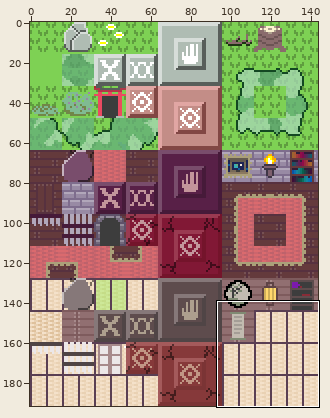
Sprite sheet: in_game/tiles/tiles.png. The first picture is a wide view before the edit; the outline marks the close-up.
Close-up. Earlier state:
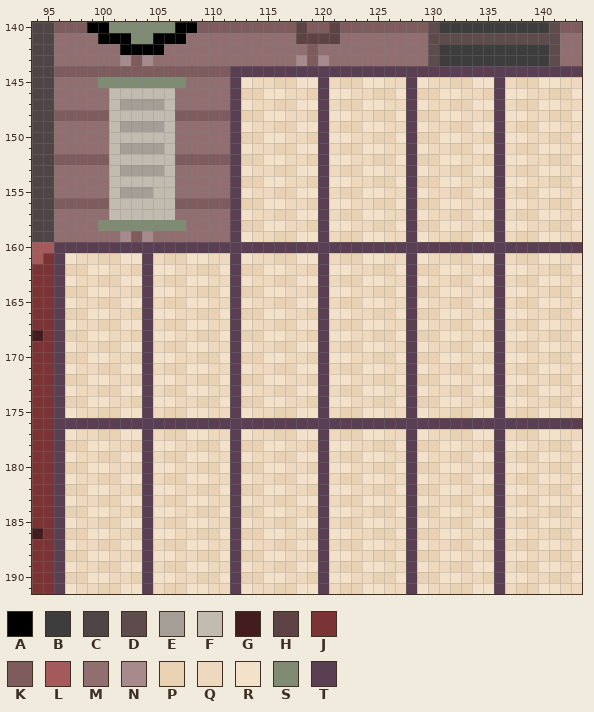
The file is 144x192 pixels. Colours within 5 levels of each other are drawn and written as one. Shown: x 94..143, y 140..191. The commit also changed other parts of the picture, which this record leaves out.
Palette (. is transparent): A #000000  B #3d3d3d  C #504546  D #5e4c4d  E #a49e96  F #c2bbb0  G #431d1d  H #5e4345  J #7b3435  K #7e5b5d  L #a45a5b  M #916f71  N #a78a8b  P #e9d1b3  Q #efd9be  R #f4e1ca  S #808b73  T #5a3f53
Pixels before (only the part around the change), first column x 94:
141 CCMMMMAAASSAAAMMMMMMMMMMHHHHMMMMMMMMDDDDDDDDDDDDMM
142 CCMMMMMMAAAAMMMMMMMMMMMMMKMMMMMMMMMMDBBBBBBBBBBDMM
143 CCMMMMMMNKNMMMMMMMMMMMMMNKNMMMMMMMMMDBBBBBBBBBBDMM
144 CCKKKKKKKKKKKKKKKKTTTTTTTTTTTTTTTTTTTTTTTTTTTTTTTT
145 CCMMMMSSSSSSSSMMMMTRQQPPRRTQPPRRQQTRQQPPRRTQPPRRQQ
146 CCMMMMMFFFFFFMMMMMTPPRRQQPTRRQQPPRTPPRRQQPTRRQQPPR
147 CCMMMMMFEEEEFMMMMMTRQQPPRRTQPPRRQQTRQQPPRRTQPPRRQQ
148 CCKKKKKFFFFFFKKKKKTPPRRQQPTRRQQPPRTPPRRQQPTRRQQPPR
149 CCMMMMMFEEEEFMMMMMTRQQPPRRTQPPRRQQTRQQPPRRTQPPRRQQ
150 CCMMMMMFFFFFFMMMMMTPPRRQQPTRRQQPPRTPPRRQQPTRRQQPPR
151 CCMMMMMFEEEEFMMMMMTRQQPPRRTQPPRRQQTRQQPPRRTQPPRRQQ
152 CCKKKKKFFFFFFKKKKKTPPRRQQPTRRQQPPRTPPRRQQPTRRQQPPR
153 CCMMMMMFEEEEFMMMMMTRQQPPRRTQPPRRQQTRQQPPRRTQPPRRQQ
154 CCMMMMMFFFFFFMMMMMTPPRRQQPTRRQQPPRTPPRRQQPTRRQQPPR
155 CCMMMMMFEEEFFMMMMMTRQQPPRRTQPPRRQQTRQQPPRRTQPPRRQQ
156 CCKKKKKFFFFFFKKKKKTPPRRQQPTRRQQPPRTPPRRQQPTRRQQPPR
157 CCMMMMMFFFFFFMMMMMTRQQPPRRTQPPRRQQTRQQPPRRTQPPRRQQ
158 CCMMMMSSSSSSSSMMMMTPPRRQQPTRRQQPPRTPPRRQQPTRRQQPPR
159 CCMMMMMMNKNMMMMMMMTRQQPPRRTQPPRRQQTRQQPPRRTQPPRRQQ
160 LLTTTTTTTTTTTTTTTTTTTTTTTTTTTTTTTTTTTTTTTTTTTTTTTT
161 LJTRQQPPRRTQPPRRQQTRQQPPRRTQPPRRQQTRQQPPRRTQPPRRQQ
162 JJTPPRRQQPTRRQQPPRTPPRRQQPTRRQQPPRTPPRRQQPTRRQQPPR
163 JJTRQQPPRRTQPPRRQQTRQQPPRRTQPPRRQQTRQQPPRRTQPPRRQQ
164 JJTPPRRQQPTRRQQPPRTPPRRQQPTRRQQPPRTPPRRQQPTRRQQPPR
165 JJTRQQPPRRTQPPRRQQTRQQPPRRTQPPRRQQTRQQPPRRTQPPRRQQ
166 JJTPPRRQQPTRRQQPPRTPPRRQQPTRRQQPPRTPPRRQQPTRRQQPPR
167 JJTRQQPPRRTQPPRRQQTRQQPPRRTQPPRRQQTRQQPPRRTQPPRRQQ
168 GJTPPRRQQPTRRQQPPRTPPRRQQPTRRQQPPRTPPRRQQPTRRQQPPR
169 JJTRQQPPRRTQPPRRQQTRQQPPRRTQPPRRQQTRQQPPRRTQPPRRQQ
170 JJTPPRRQQPTRRQQPPRTPPRRQQPTRRQQPPRTPPRRQQPTRRQQPPR
171 JJTRQQPPRRTQPPRRQQTRQQPPRRTQPPRRQQTRQQPPRRTQPPRRQQ
172 JJTPPRRQQPTRRQQPPRTPPRRQQPTRRQQPPRTPPRRQQPTRRQQPPR
173 JJTRQQPPRRTQPPRRQQTRQQPPRRTQPPRRQQTRQQPPRRTQPPRRQQ
174 JJTPPRRQQPTRRQQPPRTPPRRQQPTRRQQPPRTPPRRQQPTRRQQPPR
175 JJTRQQPPRRTQPPRRQQTRQQPPRRTQPPRRQQTRQQPPRRTQPPRRQQ
176 JJTTTTTTTTTTTTTTTTTTTTTTTTTTTTTTTTTTTTTTTTTTTTTTTT
177 JJTRQQPPRRTQPPRRQQTRQQPPRRTQPPRRQQTRQQPPRRTQPPRRQQ
178 JJTPPRRQQPTRRQQPPRTPPRRQQPTRRQQPPRTPPRRQQPTRRQQPPR
179 JJTRQQPPRRTQPPRRQQTRQQPPRRTQPPRRQQTRQQPPRRTQPPRRQQ
180 JJTPPRRQQPTRRQQPPRTPPRRQQPTRRQQPPRTPPRRQQPTRRQQPPR
181 JJTRQQPPRRTQPPRRQQTRQQPPRRTQPPRRQQTRQQPPRRTQPPRRQQ
182 JJTPPRRQQPTRRQQPPRTPPRRQQPTRRQQPPRTPPRRQQPTRRQQPPR
183 JJTRQQPPRRTQPPRRQQTRQQPPRRTQPPRRQQTRQQPPRRTQPPRRQQ
184 JJTPPRRQQPTRRQQPPRTPPRRQQPTRRQQPPRTPPRRQQPTRRQQPPR
185 JJTRQQPPRRTQPPRRQQTRQQPPRRTQPPRRQQTRQQPPRRTQPPRRQQ
186 GJTPPRRQQPTRRQQPPRTPPRRQQPTRRQQPPRTPPRRQQPTRRQQPPR
187 JJTRQQPPRRTQPPRRQQTRQQPPRRTQPPRRQQTRQQPPRRTQPPRRQQ
188 JJTPPRRQQPTRRQQPPRTPPRRQQPTRRQQPPRTPPRRQQPTRRQQPPR
189 JJTRQQPPRRTQPPRRQQTRQQPPRRTQPPRRQQTRQQPPRRTQPPRRQQ
190 JJTPPRRQQPTRRQQPPRTPPRRQQPTRRQQPPRTPPRRQQPTRRQQPPR
191 JJTRQQPPRRTQPPRRQQTRQQPPRRTQPPRRQQTRQQPPRRTQPPRRQQ
Now the later version:
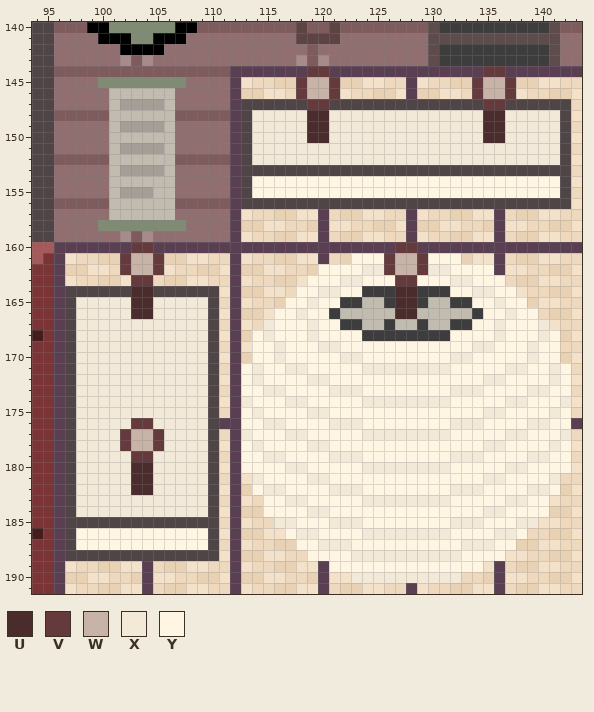
Colours new in this view: U #4b2c2d  V #643a3c  W #c8b3a8  X #f3e9d8  Y #fff5e3
Change:
Changed rows in their new state; - is an unchanged pixel.
first column x 113:
144 ------VV--------------VV------
145 -----VWWV------------VWWV-----
146 -----VWWV------------VWWV-----
147 CCCCCCVVCCCCCCCCCCCCCCVVCCCCCC
148 CXXXXXUUXXXXXXXXXXXXXXUUXXXXXC
149 CXXXXXUUXXXXXXXXXXXXXXUUXXXXXC
150 CXXXXXUUXXXXXXXXXXXXXXUUXXXXXC
151 CXXXXXXXXXXXXXXXXXXXXXXXXXXXXC
152 CXXXXXXXXXXXXXXXXXXXXXXXXXXXXC
153 CCCCCCCCCCCCCCCCCCCCCCCCCCCCCC
154 CYYYYYYYYYYYYYYYYYYYYYYYYYYYYC
155 CYYYYYYYYYYYYYYYYYYYYYYYYYYYYC
156 CCCCCCCCCCCCCCCCCCCCCCCCCCCCCC
first column x 97:
160 ------VV----------------------VV--------------
161 -----VWWV-----------------YYYVWWVYYY----------
162 -----VWWV--------------YYYYXXVWWVXXYYYY-------
163 ------VV--------------YYYXXYYYVVYYYXXYYY------
164 CCCCCCUUCCCCCC-------YYXXYYBBBUUBBBYYXXYY-----
165 CXXXXXUUXXXXXC------YYXYYBBFFBUUBFFBBYYXYY----
166 CXXXXXUUXXXXXC-----YYXYYBFFFFFUUFFFFFBYYXYY---
167 CXXXXXXXXXXXXC----XYYYXYYBBFFBFFBFFBBYYXYYYX--
168 CXXXXXXXXXXXXC---YXYYYXYYYYBBBBBBBBYYYYXYYYXY-
169 CXXXXXXXXXXXXC---YYXYYYXXYYYYYYYYYYYYXXYYYXYY-
170 CXXXXXXXXXXXXC---YYXYYYYYXXYYYYYYYYXXYYYYYXYY-
171 CXXXXXXXXXXXXC--YXYYXXYYYYYXXXXXXXXYYYYYXXYYXY
172 CXXXXXXXXXXXXC--YXYYYYXXYYYYYYYYYYYYYYXXYYYYXY
173 CXXXXXXXXXXXXC--YYXXYYYYXXXYYYYYYYYXXXYYYYXXYY
174 CXXXXXXXXXXXXC--XYYYXXYYYYYXXXXXXXXYYYYYXXYYYX
175 CXXXXXXXXXXXXC--YXYYYYXXYYYYYYYYYYYYYYXXYYYYXY
176 CXXXXXVVXXXXXC--YYXXYYYYXXXYYYYYYYYXXXYYYYXXYY
177 CXXXXVWWVXXXXC--XYYYXXYYYYYXXXXXXXXYYYYYXXYYYX
178 CXXXXVWWVXXXXC--YXYYYYXXYYYYYYYYYYYYYYXXYYYYXY
179 CXXXXXVVXXXXXC--YYXXYYYYXXXYYYYYYYYXXXYYYYXXYY
180 CXXXXXUUXXXXXC--YYYYXXYYYYYXXXXXXXXYYYYYXXYYYY
181 CXXXXXUUXXXXXC---XYYYYXXYYYYYYYYYYYYYYXXYYYYX-
182 CXXXXXUUXXXXXC---YXXYYYYXXXYYYYYYYYXXXYYYYXXY-
183 CXXXXXXXXXXXXC----YYXXYYYYYXXXXXXXXYYYYYXXYY--
184 CXXXXXXXXXXXXC----YYYYXXYYYYYYYYYYYYYYXXYYYY--
185 CCCCCCCCCCCCCC-----XXYYYXXXYYYYYYYYXXXYYYXX---
186 CYYYYYYYYYYYYC------YXXYYYYXXXXXXXXYYYYXXY----
187 CYYYYYYYYYYYYC-------YYXXXYYYYYYYYYYXXXYY-----
188 CCCCCCCCCCCCCC--------YYYYXXXXXXXXXXYYYY------
189 ------------------------YYYYYYYYYYYYYY--------
190 --------------------------XXXXXXXXXX----------
Where, in picture pixels (left, top, right, bottom), the same in both close-ups:
changed: (65, 66, 571, 583)
